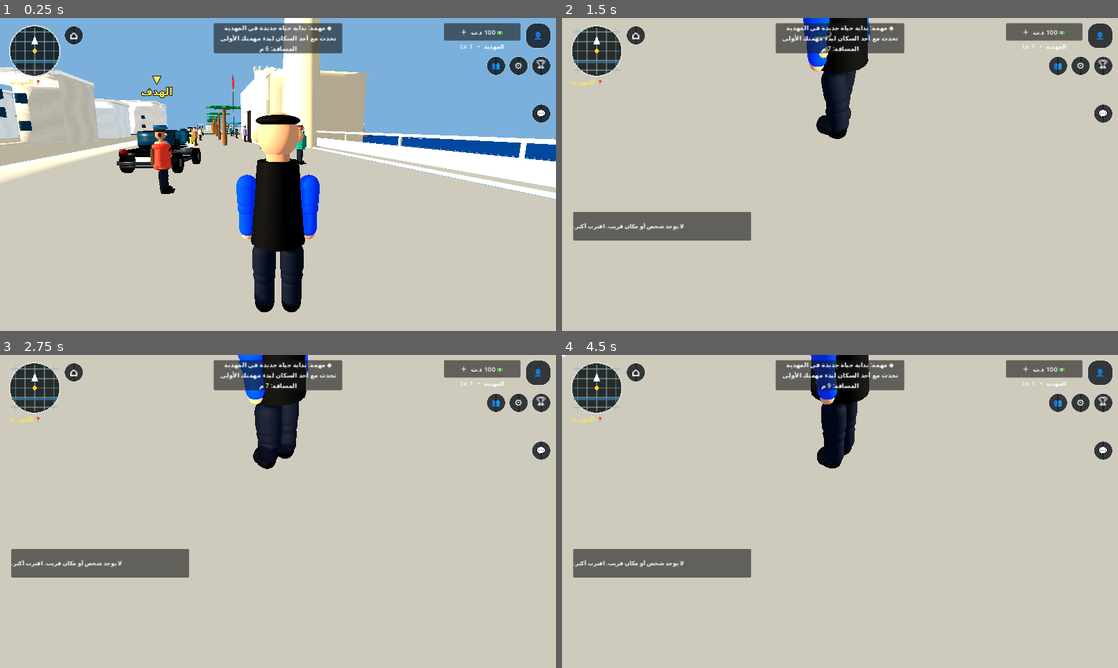
Above: before the commit, frames 1-4 (two rows, left to right).
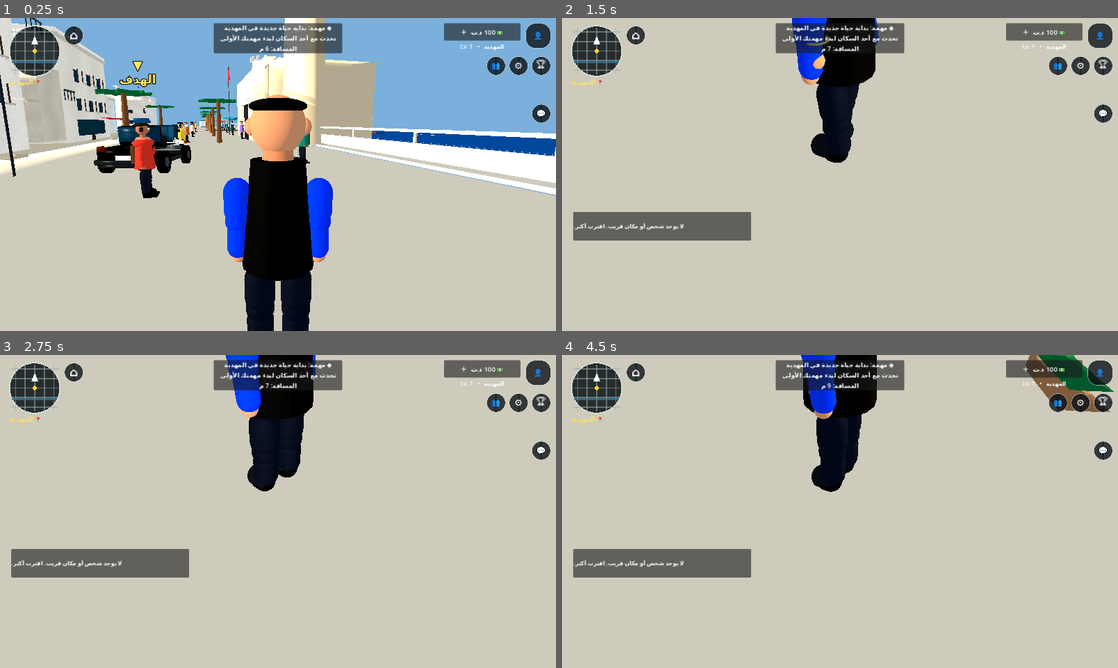
Above: after the commit, the same moments.

Repository: stevennpllk-crypto/REAL-LIFE-MAHDIA
Game: Godot game, scene res://scenes/Main.tscn
Same seed, same stepped clock (60 frames per second), same inputs: the game is played once before the commit and once after it.
Inputs (mouse positions are in pixels of both pictures, inside the frame that each line leads up to):
- Up to frame 1 (0.25 s): no input
- Up to frame 2 (1.5 s): click "⌂" at 0.5 s; tap Enter at 1.25 s; move the mouse to (867, 174) at 1.27 s; hold W (move_forward) from 1.28 s (still down); tap E (interact) at 1.35 s
- Up to frame 3 (2.75 s): keep holding W (move_forward); tap Space (jump) at 1.52, 2.27 s; move the mouse to (250, 511) at 2.02 s; tap Shift (run) at 2.1 s
- Up to frame 4 (4.5 s): keep holding W (move_forward); move the mouse to (851, 505) at 2.77 s; tap E (interact) at 2.85, 4.35 s; move the mouse to (834, 517) at 3.52 s; tap Shift (run) at 3.6 s; tap Space (jump) at 3.77 s; move the mouse to (878, 514) at 4.27 s

The runs differ from the first frame. In frame 1, 21% of the frame differs, in the area x 0-100%, y 0-100%; in frame 2, 2.3%; in frame 3, 2.3%; in frame 4, 3.7%.

Commit message:
Build dense Mahdia waterfront facades and tighten third-person framing

Diff:
--- a/scripts/main.gd
+++ b/scripts/main.gd
@@ -230,6 +230,7 @@
 	_box(self, Vector3(180, 0.16, 38), Vector3(0, -0.02, -78), Color(0.035, 0.34, 0.56))
 	_box(self, Vector3(180, 0.18, 5), Vector3(0, 0.04, -57), Color(0.82, 0.76, 0.64))
 	_create_coastal_scenery()
+	_create_waterfront_district()
 	_create_beach_cafe()
 
 func _create_coastal_scenery() -> void:
@@ -264,6 +265,69 @@
 	for i in range(7):
 		_create_palm(Vector3(-42.0 + float(i) * 14.0, 0, -47.0))
 	_create_borj_el_kebir_landmark()
+
+
+func _create_waterfront_district() -> void:
+	# Dense whitewashed Mahdia-style facades along the inland side of the promenade.
+	# Their street-facing sides look toward the sea-facing walking route.
+	var positions := [Vector3(34, 0, -29), Vector3(52, 0, -29), Vector3(70, 0, -29), Vector3(88, 0, -29), Vector3(106, 0, -29)]
+	var palettes := [
+		Color(0.91, 0.86, 0.76), Color(0.95, 0.91, 0.82),
+		Color(0.84, 0.80, 0.71), Color(0.93, 0.88, 0.78),
+		Color(0.87, 0.83, 0.75)
+	]
+	for i in range(positions.size()):
+		var dimensions := Vector3(13.0 if i % 2 == 0 else 11.5, 9.0 + float(i % 3), 10.0)
+		_create_building(positions[i], dimensions, palettes[i], 210 + i)
+		var facade := get_child(get_child_count() - 1) as Node3D
+		if is_instance_valid(facade):
+			facade.rotation.y = PI
+		# Ground-floor cafe/shop awnings, facing the pedestrian promenade.
+		var awning_color: Color = [Color(0.76, 0.16, 0.13), Color(0.90, 0.84, 0.69), Color(0.12, 0.36, 0.42)][i % 3]
+		_box(self, Vector3(4.4, 0.16, 1.25), positions[i] + Vector3(0, 3.0, 5.35), awning_color)
+		_box(self, Vector3(4.4, 0.12, 0.12), positions[i] + Vector3(0, 2.86, 5.96), Color(0.94, 0.90, 0.82))
+	# A line of palms and planters gives the promenade the dense coastal rhythm in the reference.
+	for i in range(5):
+		var x := 30.0 + float(i) * 18.0
+		_create_palm(Vector3(x, 0, -40.5))
+		_box(self, Vector3(1.8, 0.34, 0.9), Vector3(x + 5.5, 0.22, -42.2), Color(0.53, 0.39, 0.27))
+		_box(self, Vector3(1.55, 0.26, 0.72), Vector3(x + 5.5, 0.48, -42.2), Color(0.18, 0.39, 0.22))
+	_create_tunisian_flag(Vector3(58.0, 0.0, -39.0))
+
+
+func _create_tunisian_flag(pos: Vector3) -> void:
+	var pole := _box(self, Vector3(0.10, 6.8, 0.10), pos + Vector3(0, 3.4, 0), Color(0.16, 0.18, 0.20))
+	var flag := _box(self, Vector3(1.65, 1.05, 0.055), pos + Vector3(0.82, 5.55, 0), Color(0.83, 0.055, 0.09))
+	# White disc, red crescent and star are layered on the camera-facing side.
+	var disc := MeshInstance3D.new()
+	var disc_mesh := CylinderMesh.new()
+	disc_mesh.top_radius = 0.32
+	disc_mesh.bottom_radius = 0.32
+	disc_mesh.height = 0.035
+	disc_mesh.radial_segments = 32
+	disc.mesh = disc_mesh
+	disc.rotation_degrees.x = 90
+	disc.position = pos + Vector3(0.82, 5.55, 0.055)
+	disc.material_override = _material(Color(0.96, 0.94, 0.88))
+	add_child(disc)
+	var crescent := MeshInstance3D.new()
+	var crescent_mesh := TorusMesh.new()
+	crescent_mesh.inner_radius = 0.12
+	crescent_mesh.outer_radius = 0.20
+	crescent_mesh.rings = 24
+	crescent_mesh.ring_segments = 12
+	crescent.mesh = crescent_mesh
+	crescent.rotation_degrees.x = 90
+	crescent.position = pos + Vector3(0.79, 5.55, 0.083)
+	crescent.material_override = _material(Color(0.82, 0.055, 0.09))
+	add_child(crescent)
+	var star := MeshInstance3D.new()
+	var star_mesh := PrismMesh.new()
+	star_mesh.size = Vector3(0.19, 0.19, 0.025)
+	star.mesh = star_mesh
+	star.position = pos + Vector3(1.04, 5.55, 0.09)
+	star.material_override = _material(Color(0.82, 0.055, 0.09))
+	add_child(star)
 
 
 func _create_beach_cafe() -> void:
--- a/scripts/player.gd
+++ b/scripts/player.gd
@@ -69,10 +69,10 @@
 	camera = Camera3D.new()
 	# Closer over-the-shoulder framing: keep the full character readable while
 	# reducing empty foreground and making mobile touch control feel more immediate.
-	camera.position = Vector3(0, 0.48, 2.65)
+	camera.position = Vector3(0, 0.42, 2.18)
 	camera.rotation_degrees.x = -10.0
 	camera.current = true
-	camera.fov = 60.0
+	camera.fov = 56.0
 	camera.near = 0.08
 	camera_pivot.add_child(camera)
 	if not OS.has_feature("mobile"):
